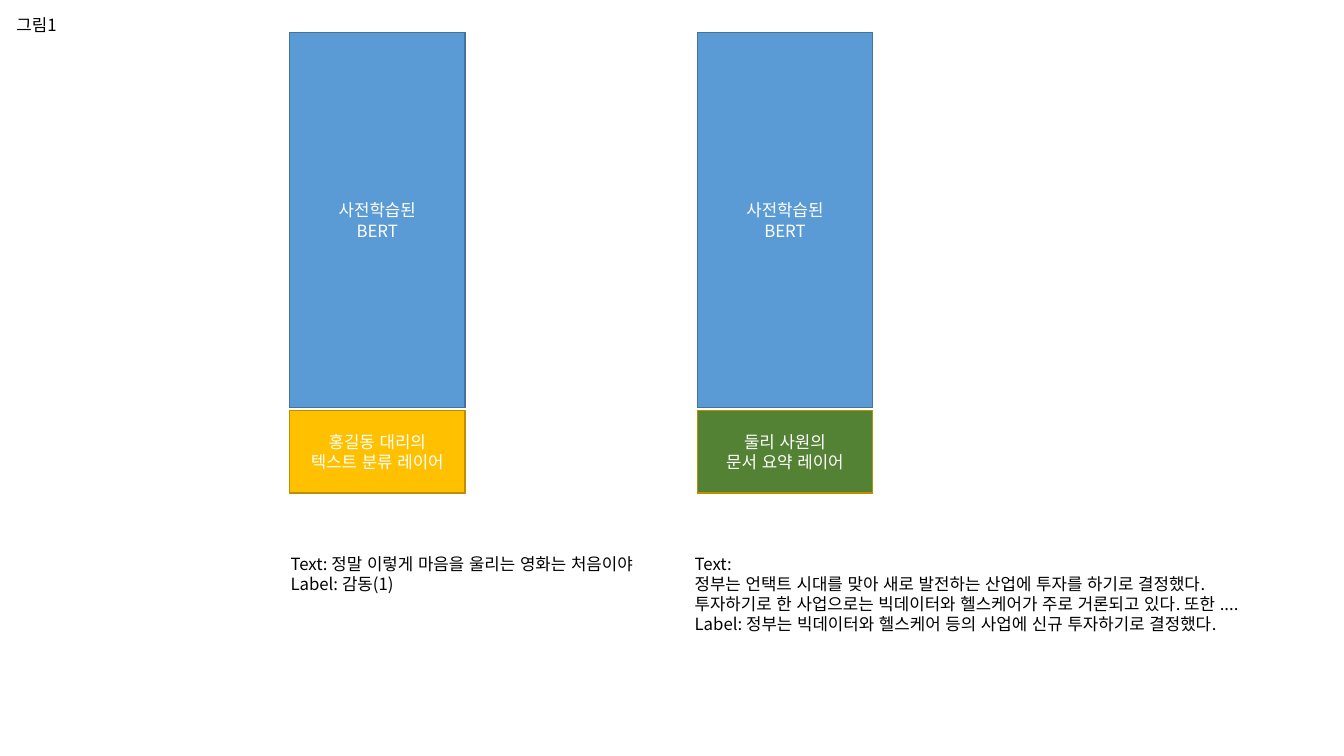
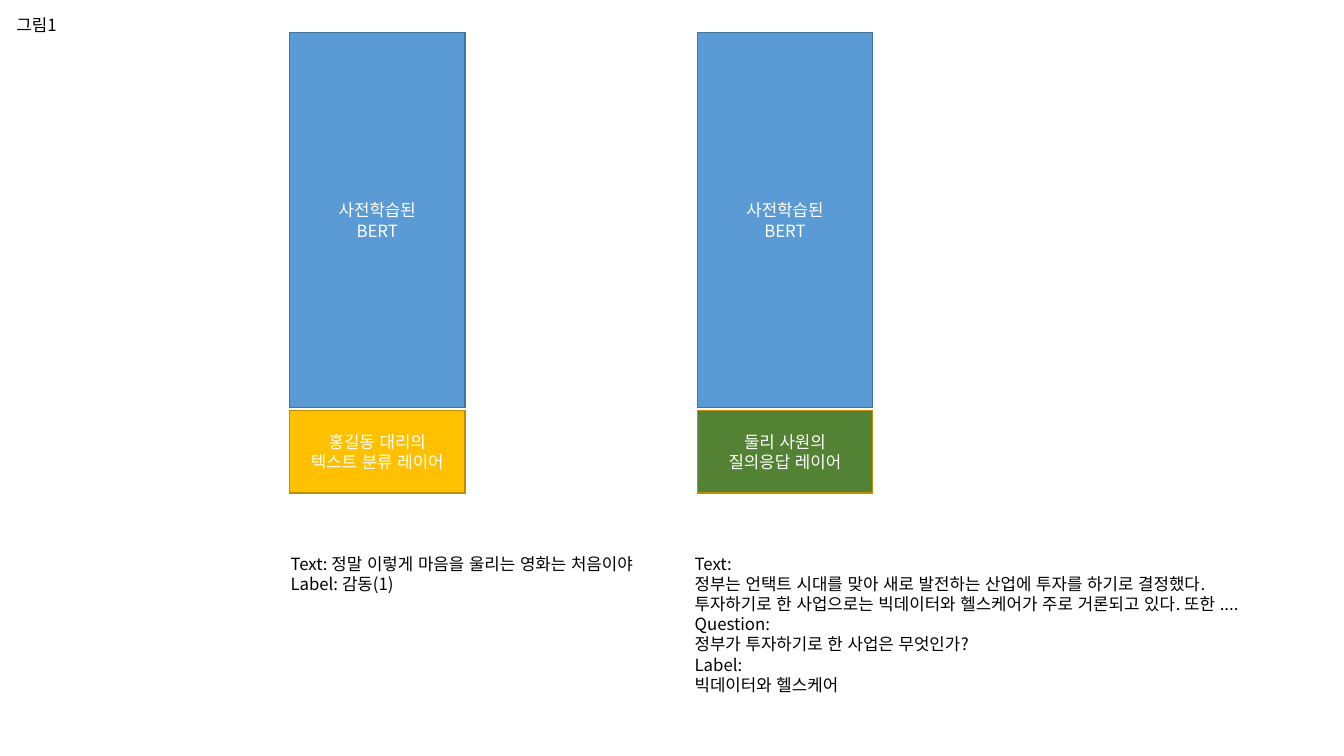
Before and after one commit to jinkilee/hello-transformer, a slide deck: slide 1 of draft/chapter5.pptx. Drawn at 1344x756 pixels with LibreOffice and Linux fonts; fonts in the diff are those of the drawing. Boxes give left, top, right and bottom in pixels: in the first picture for what was removed or moved away, otherwise in the second. Text is boxed around its words. In the diff, an @@ line names an element or a change of style, - is before the commit and + after.

```diff
--- a/draft/chapter5.pptx
+++ b/draft/chapter5.pptx
@@ text in rectangle at <box>729,454,841,470</box>: text changed @@
-문서 요약 레이어
+질의응답 레이어
@@ text at <box>695,617,969,693</box>: text changed @@
-Label: 정부는 빅데이터와 헬스케어 등의 사업에 신규 투자하기로 결정했다.
+Question:
+정부가 투자하기로 한 사업은 무엇인가?
+Label:
+빅데이터와 헬스케어
```
Also in this commit, not shown: 2 slides added, 1 other file.
